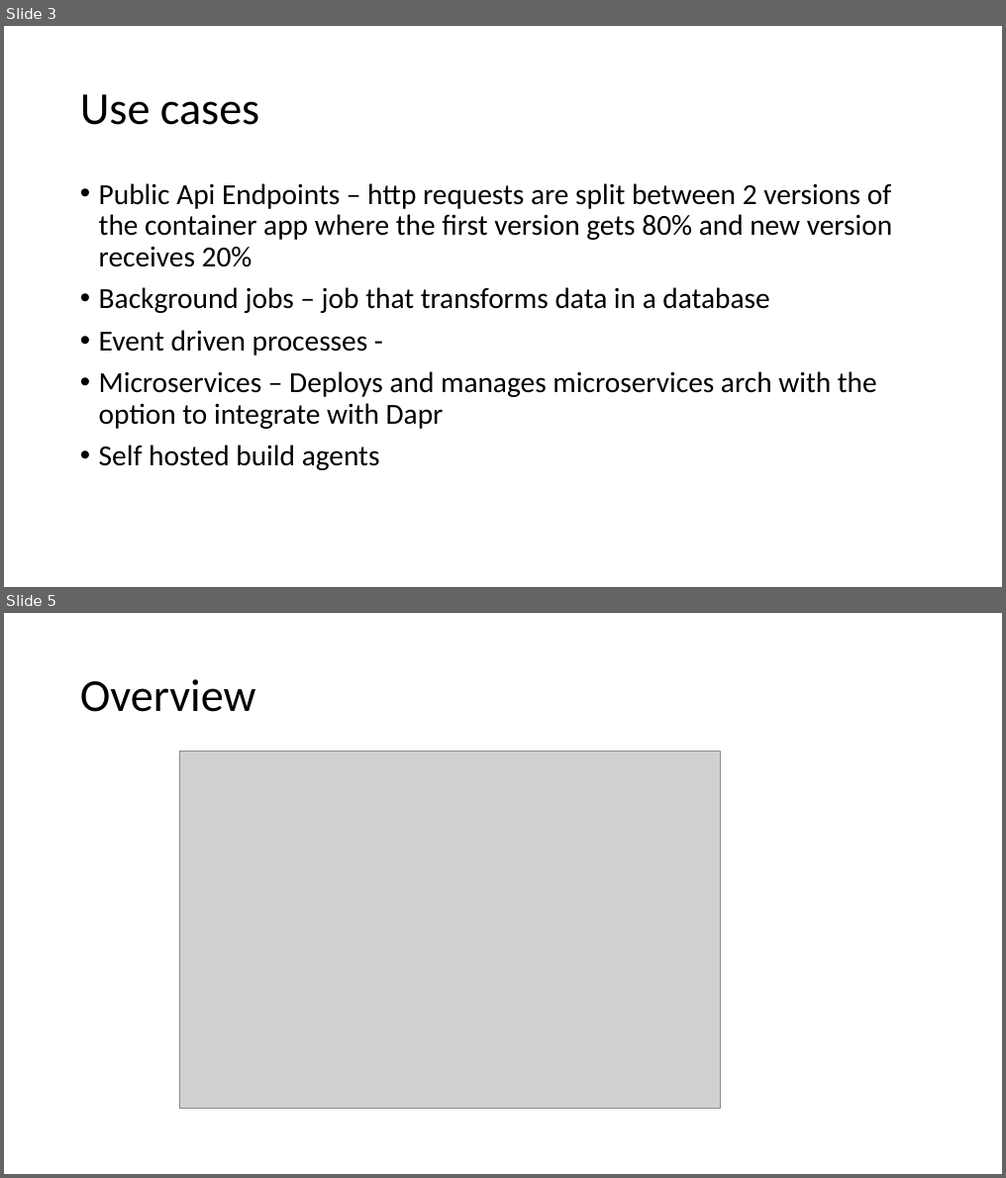
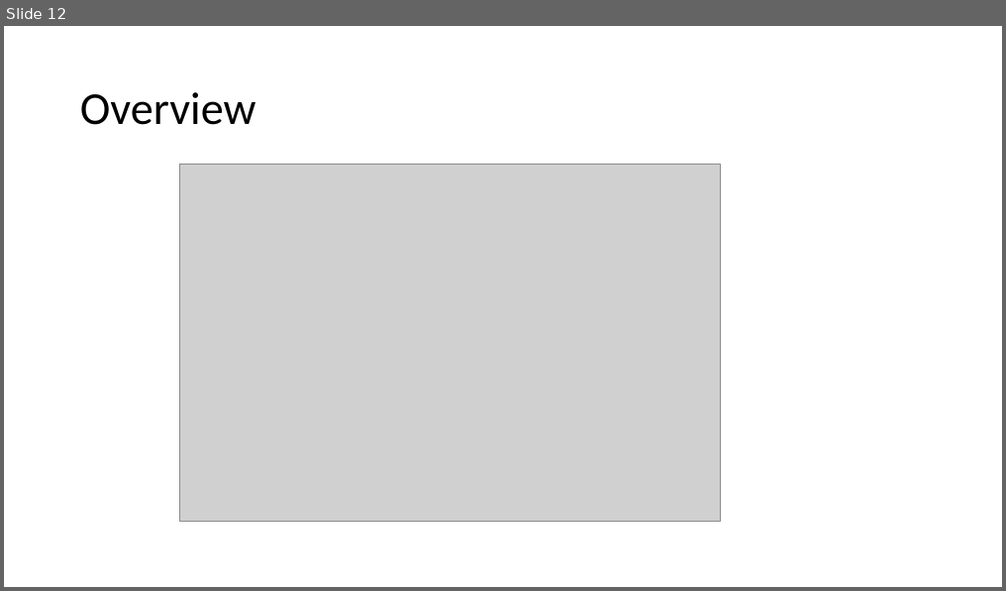
Before and after one commit to cs-samvith/space-app-platform, a slide deck: container-apps.pptx. Shown one above the other, each under a label of ours: slides 3 and 5 before the commit, slide 12 after it; the slides between them are not shown. The pictures are 1006x1178 and 1006x591 pixels, drawn with LibreOffice and Linux fonts; fonts in the diff are those of the drawing; grey boxes stand for pictures. Boxes give left, top, right and bottom in pixels: in the first picture for what was removed or moved away, otherwise in the second. Text is boxed around its words. In the diff, an @@ line names an element or a change of style, - is before the commit and + after.

```diff
--- a/container-apps.pptx
+++ b/container-apps.pptx
@@ slide 3 removed at [4,26,1002,587], background #FFFFFF @@
@@ title removed at [80,94,259,125] @@
-Use cases
@@ text removed at [99,183,892,471] @@
-• Public Api Endpoints – http requests are split between 2 versions of the container app where the first version gets 80% and new version receives 20%
-• Background jobs – job that transforms data in a database
-• Event driven processes -
-• Microservices – Deploys and manages microservices arch with the option to integrate with Dapr
-• Self hosted build agents
@@ what was slide 5 is now slide 12 @@
```
Also in this commit, not shown: 1 slide changed, 9 slides added, 1 other slide removed, 27 other files.
